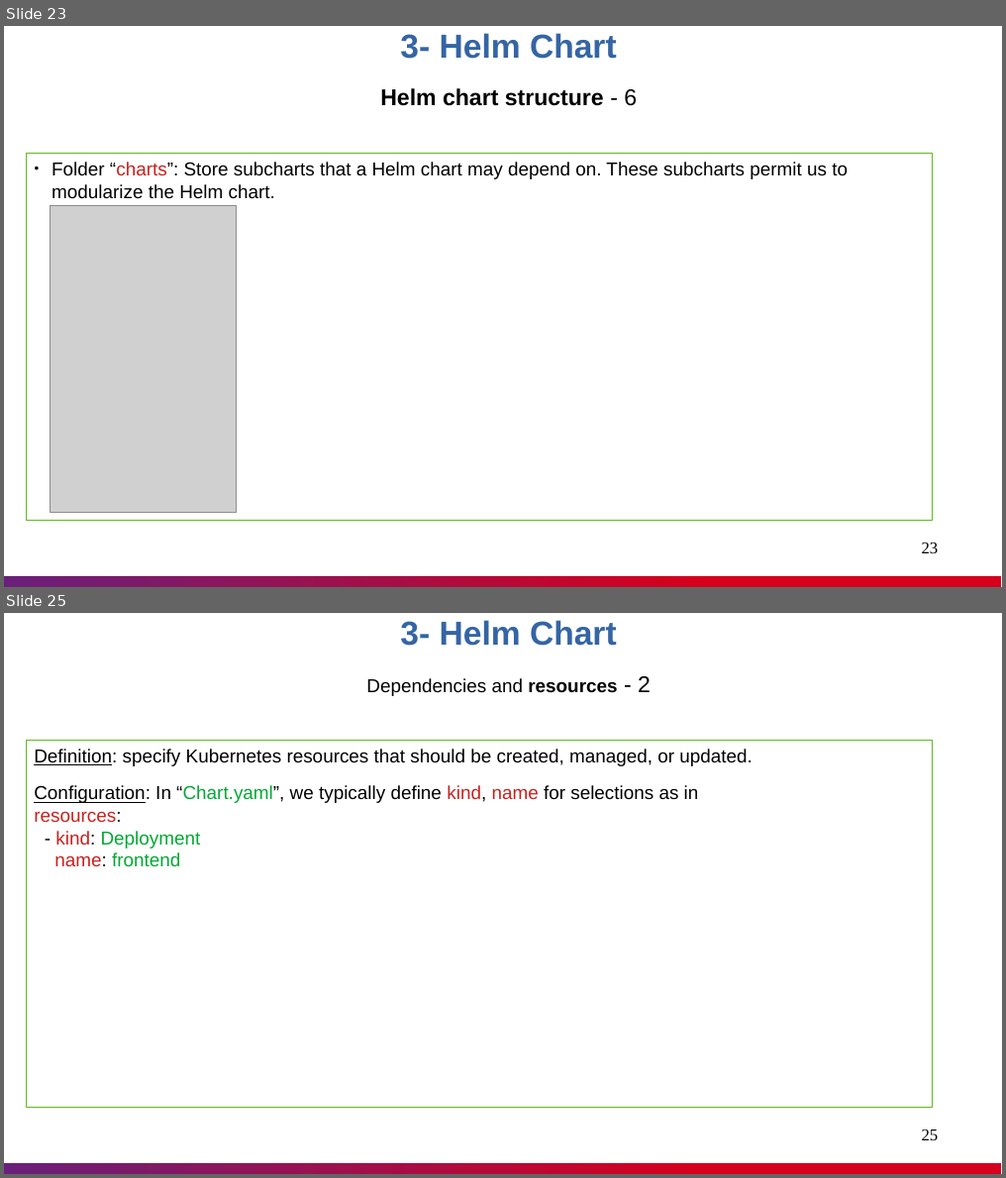
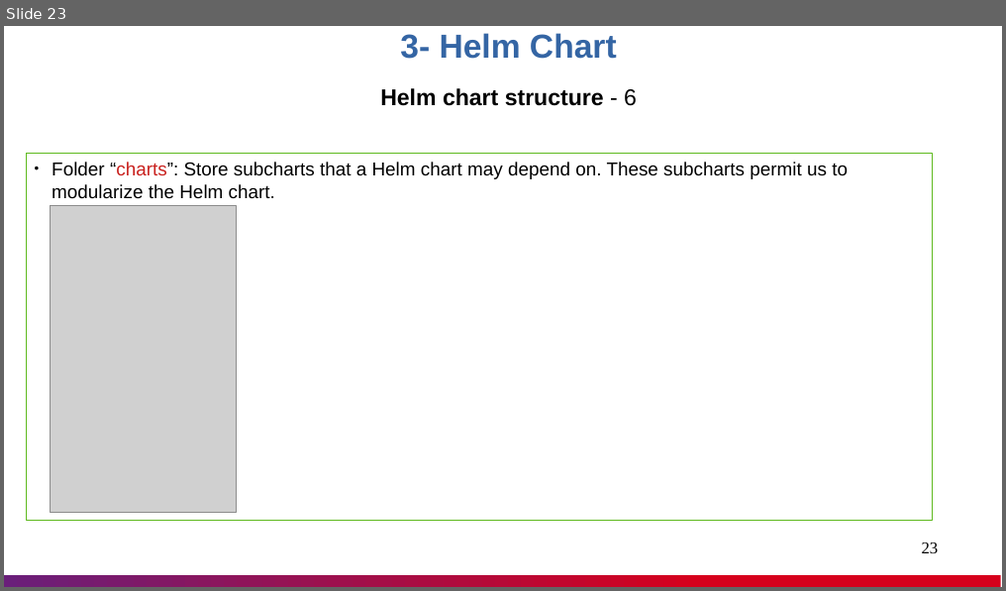
Before and after one commit to nashtech-garage/azure-devops-ci-cd, a slide deck: helm/documents/Helm_Knowledge_Sharing.pptx. Shown one above the other, each under a label of ours: slides 23 and 25 before the commit, slide 23 after it; the slides between them are not shown. The pictures are 1006x1178 and 1006x591 pixels, drawn with LibreOffice and Linux fonts; fonts in the diff are those of the drawing; grey boxes stand for pictures. Boxes give left, top, right and bottom in pixels: in the first picture for what was removed or moved away, otherwise in the second. Text is boxed around its words. In the diff, an @@ line names an element or a change of style, - is before the commit and + after.

Commit message:
update Helm demo

```diff
--- a/helm/documents/Helm_Knowledge_Sharing.pptx
+++ b/helm/documents/Helm_Knowledge_Sharing.pptx
@@ slide 25 removed at box(4, 613, 1002, 1174), background #FFFFFF; not listed: 1 template element that a slide beside it also shows @@
@@ text removed at box(366, 620, 650, 696) @@
-3- Helm Chart
-Dependencies and resources - 2
@@ rectangle removed at box(27, 741, 933, 1107) @@
-Definition: specify Kubernetes resources that should be created, managed, or updated.
-Configuration: In “Chart.yaml”, we typically define kind, name for selections as in
-resources:
-- kind: Deployment
-name: frontend
@@ page number removed at box(922, 1130, 939, 1141) @@
-25
```
Also in this commit, not shown: 2 slides changed, 1 other file.
